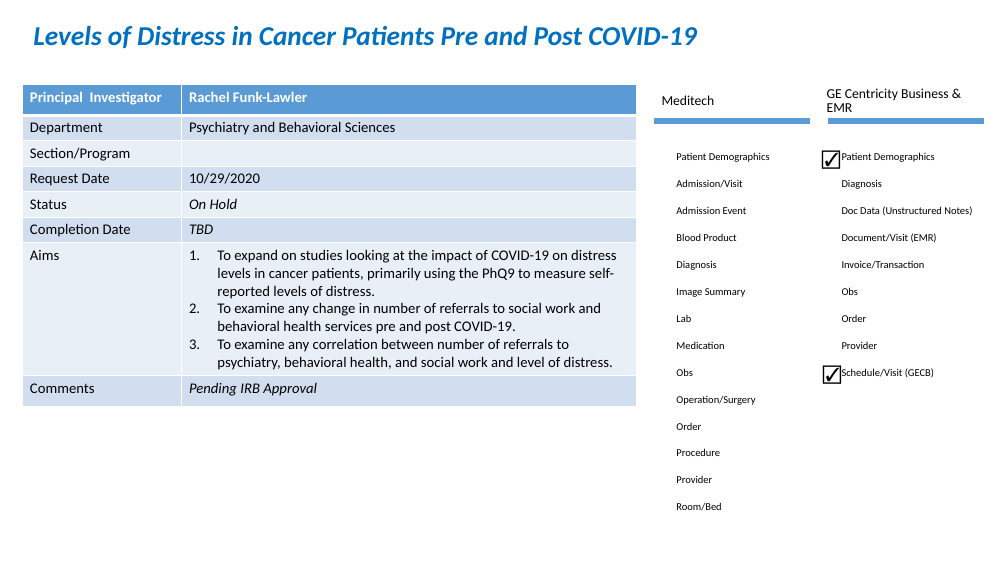
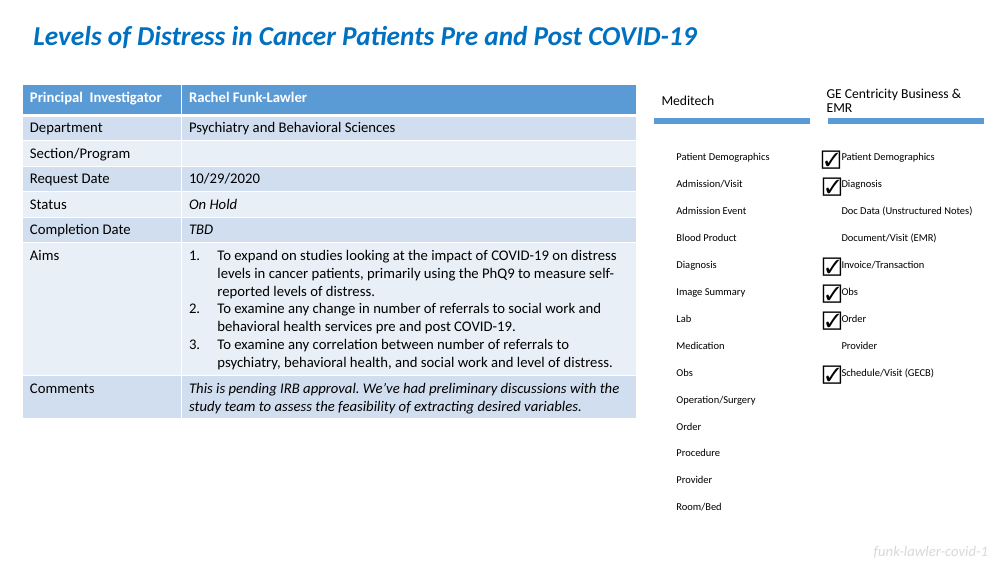
Before and after one commit to OuhscBbmc/prairie-outpost-public, a slide deck: slide 18 of publications/presentation-2021-02-aac/crdw-2021-02.pptx. Drawn at 1008x567 pixels with LibreOffice and Linux fonts; fonts in the diff are those of the drawing. Boxes give left, top, right and bottom in pixels: in the first picture for what was removed or moved away, otherwise in the second. Text is boxed around its words. In the diff, an @@ line names an element or a change of style, - is before the commit and + after.

```diff
--- a/publications/presentation-2021-02-aac/crdw-2021-02.pptx
+++ b/publications/presentation-2021-02-aac/crdw-2021-02.pptx
@@ table at [23,85,636,418] @@
-row 8, column 2: Pending IRB Approval
+row 8, column 2: This is pending IRB approval. We’ve had preliminary discussions with the study team to assess the feasibility of extracting desired variables.
@@ text added at [815,170,848,200], 18 pt, text #000000 @@
+☑
@@ text added at [815,250,848,281], 18 pt, text #000000 @@
+☑
@@ text added at [815,278,848,308], 18 pt, text #000000 @@
+☑
@@ text added at [815,304,848,334], 18 pt, text #000000 @@
+☑
@@ text added at [874,543,988,561], 14 pt, text #D9D9D9, italic @@
+funk-lawler-covid-1
```
Also in this commit, not shown: 25 other slides changed, 1 slide removed.
